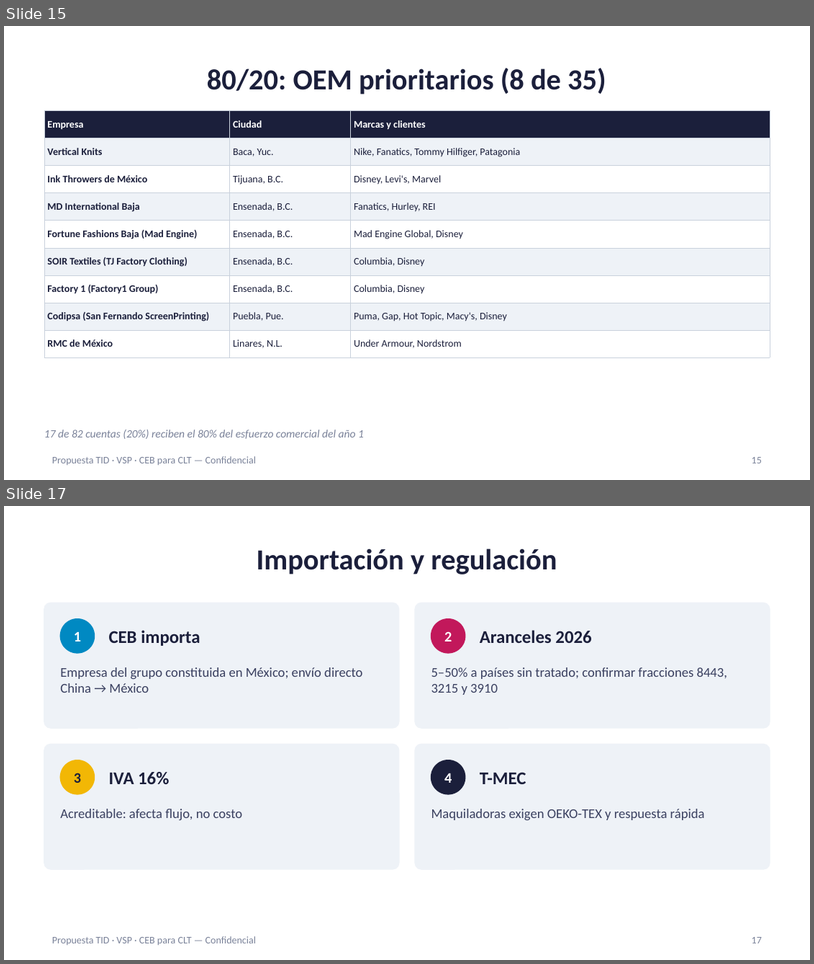
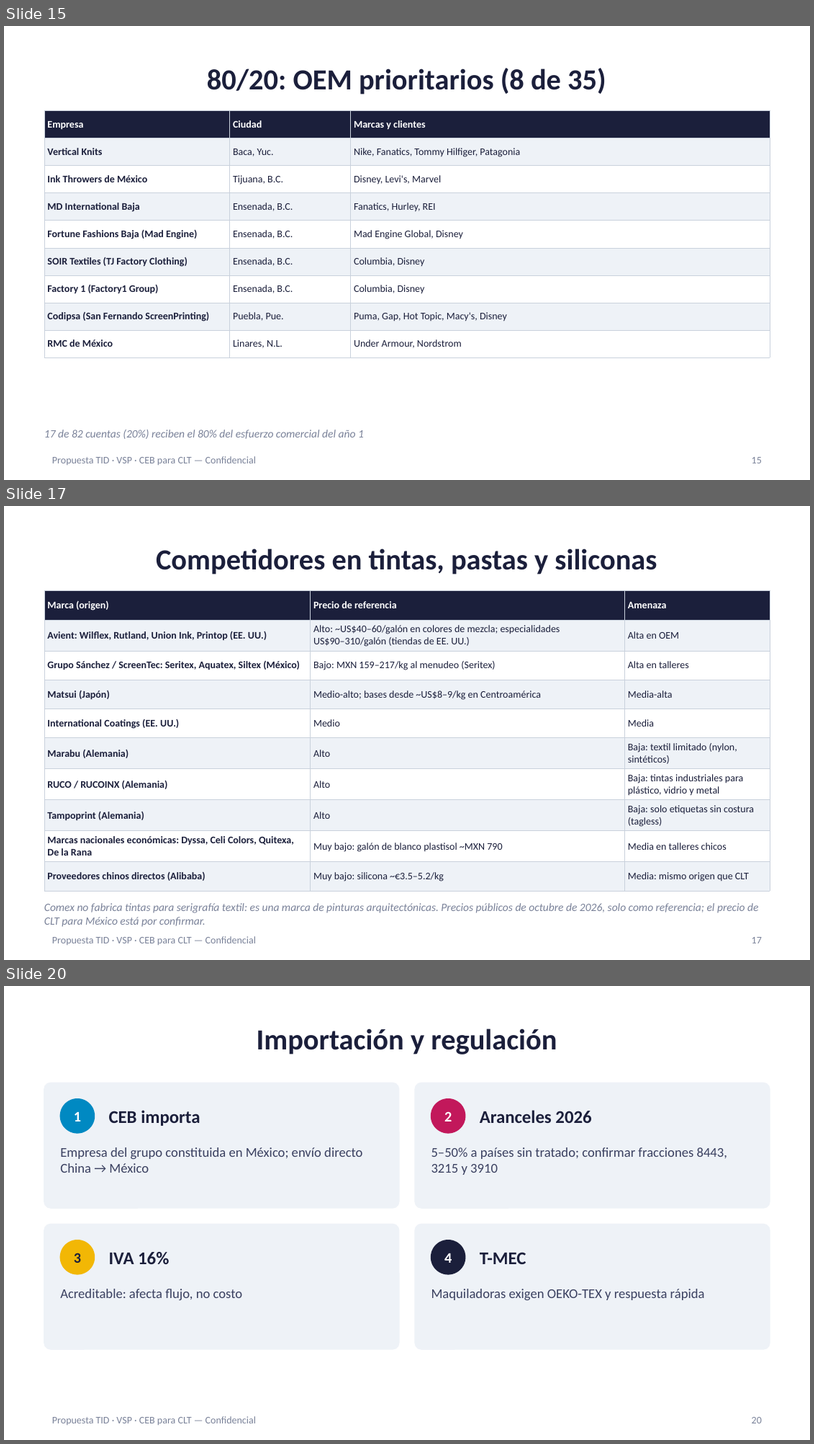
Before and after one commit to carlosmoreno793508/Cosas-Carlos, a slide deck: propuesta-clt/Presentacion_Propuesta_CLT_ES.pptx. Shown one above the other, each under a label of ours: slides 15 and 17 before the commit, slides 15, 17 and 20 after it; the slides between them are not shown. The pictures are 814x964 and 814x1444 pixels, drawn with LibreOffice and Linux fonts; fonts in the diff are those of the drawing. Boxes give left, top, right and bottom in pixels: in the first picture for what was removed or moved away, otherwise in the second. Text is boxed around its words. In the diff, an @@ line names an element or a change of style, - is before the commit and + after.

```diff
--- a/propuesta-clt/Presentacion_Propuesta_CLT_ES.pptx
+++ b/propuesta-clt/Presentacion_Propuesta_CLT_ES.pptx
@@ slide 17 added at box(4, 506, 810, 960), background #FFFFFF; not listed: 1 template element that a slide beside it also shows @@
@@ title added at box(156, 548, 657, 574), 26 pt, text #1B1F3B, bold @@
+Competidores en tintas, pastas y siliconas
@@ table added at box(44, 591, 770, 884), 10 rows, 3 columns @@
+Marca (origen) | Precio de referencia | Amenaza
+Avient: Wilflex, Rutland, Union Ink, Printop (EE. UU.) | Alto: ~US$40–60/galón en colores de mezcla; especialidades US$90–310/galón (tiendas de EE. UU.) | Alta en OEM
+Grupo Sánchez / ScreenTec: Seritex, Aquatex, Siltex (México) | Bajo: MXN 159–217/kg al menudeo (Seritex) | Alta en talleres
+Matsui (Japón) | Medio-alto; bases desde ~US$8–9/kg en Centroamérica | Media-alta
+International Coatings (EE. UU.) | Medio | Media
+Marabu (Alemania) | Alto | Baja: textil limitado (nylon, sintéticos)
+RUCO / RUCOINX (Alemania) | Alto | Baja: tintas industriales para plástico, vidrio y metal
+Tampoprint (Alemania) | Alto | Baja: solo etiquetas sin costura (tagless)
+Marcas nacionales económicas: Dyssa, Celi Colors, Quitexa, De la Rana | Muy bajo: galón de blanco plastisol ~MXN 790 | Media en talleres chicos
+Proveedores chinos directos (Alibaba) | Muy bajo: silicona ~€3.5–5.2/kg | Media: mismo origen que CLT
@@ text added at box(44, 903, 759, 926), 10 pt, text #7A8299, italic @@
+Comex no fabrica tintas para serigrafía textil: es una marca de pinturas arquitectónicas. Precios públicos de octubre de 2026, solo como referencia; el precio de CLT para México está por confirmar.
@@ page number added at box(752, 937, 762, 943), 9 pt, text #7A8299 @@
+17
@@ what was slide 17 is now slide 20 @@
@@ page number at box(752, 1417, 762, 1423): text changed @@
-17
+20
```
Also in this commit, not shown: 2 slides changed, 2 other slides added, 9 other files.
